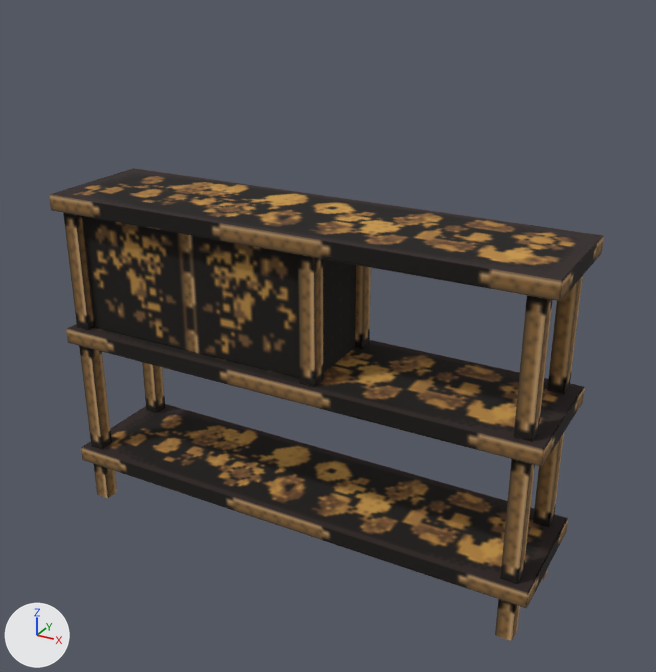
The OBJ model Art Assets/Models/short_shelves.obj as it was, and as the next commit left it.
Rendered twice from a 50 mm lens placed at (1.663, -1.595, 0.623), pointed at (0.692, 0.169, -0.259). The axes (+X, +Y, +Z) are drawn at lower left. The lights are the same throughout. The older version comes first. Where no turn or scale is listed for an object, it has been applied to the vertices. Vertices at exactly the same position are counted once.
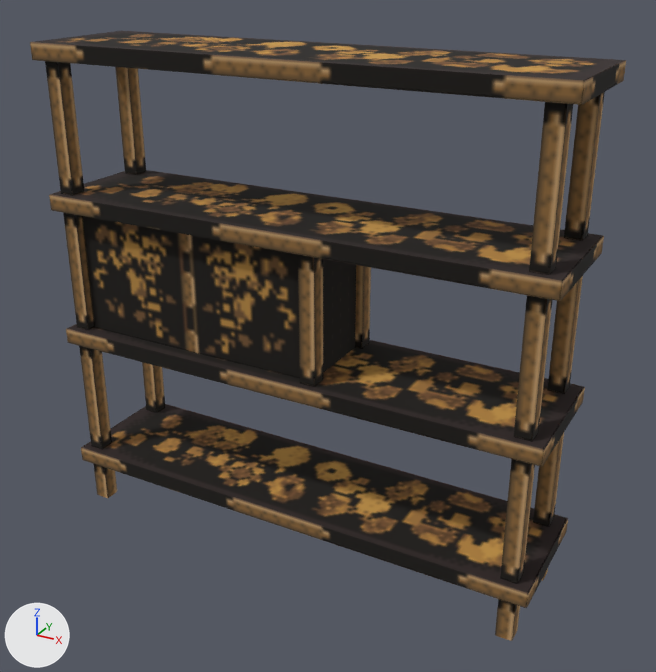
Diff of the bpy script that builds the scene:
```diff
--- a/Art Assets/Models/short_shelves.obj.py
+++ b/Art Assets/Models/short_shelves.obj.py
@@ me_default @@
 # used by ob_default; location = (0.0, 0.0, 0.0)
-me_default.from_pydata(...)  # 272 vertices, 388 faces; spans x 0.0..1.28, y 0.0..0.32, z -0.84..0.04
+me_default.from_pydata(...)  # 316 vertices, 452 faces; spans x 0.0..1.28, y 0.0..0.32, z -0.84..0.4
+# me_default part 1: the loose piece of 12 vertices spanning x 0.0..1.28, y 0.0..0.32, z 0.0..0.04 is copied, and the copy is moved by (0.0, 0.0, 0.36); it spans x 0.0..1.28, y 0.0..0.32, z 0.36..0.4
+# me_default part 2: a new loose piece, a box spanning x 1.21..1.25, y 0.02..0.06, z 0.04..0.36, in mat_0
+# me_default part 3: a new loose piece, a box spanning x 1.21..1.25, y 0.26..0.3, z 0.04..0.36, in mat_0
+# me_default part 4: a new loose piece, a box spanning x 0.02..0.06, y 0.26..0.3, z 0.04..0.36, in mat_0
+# me_default part 5: a new loose piece, a box spanning x 0.02..0.06, y 0.02..0.06, z 0.04..0.36, in mat_0
 me_default.materials.append(mat_0)
```

Where the change shows, as pixel boxes (x1, y1, x2, y2) in the pictures (656 x 672 px):
'Default', reshaped (7% wider, 29% taller): before (49, 168, 604, 641); after (30, 31, 626, 641)
part 1 of me_default, added: after (30, 31, 626, 105)
part 2 of me_default, added (brown): after (529, 102, 573, 275)
part 3 of me_default, added (brown): after (564, 92, 605, 241)
part 4 of me_default, added (brown): after (115, 67, 146, 175)
part 5 of me_default, added (brown): after (45, 61, 84, 196)
